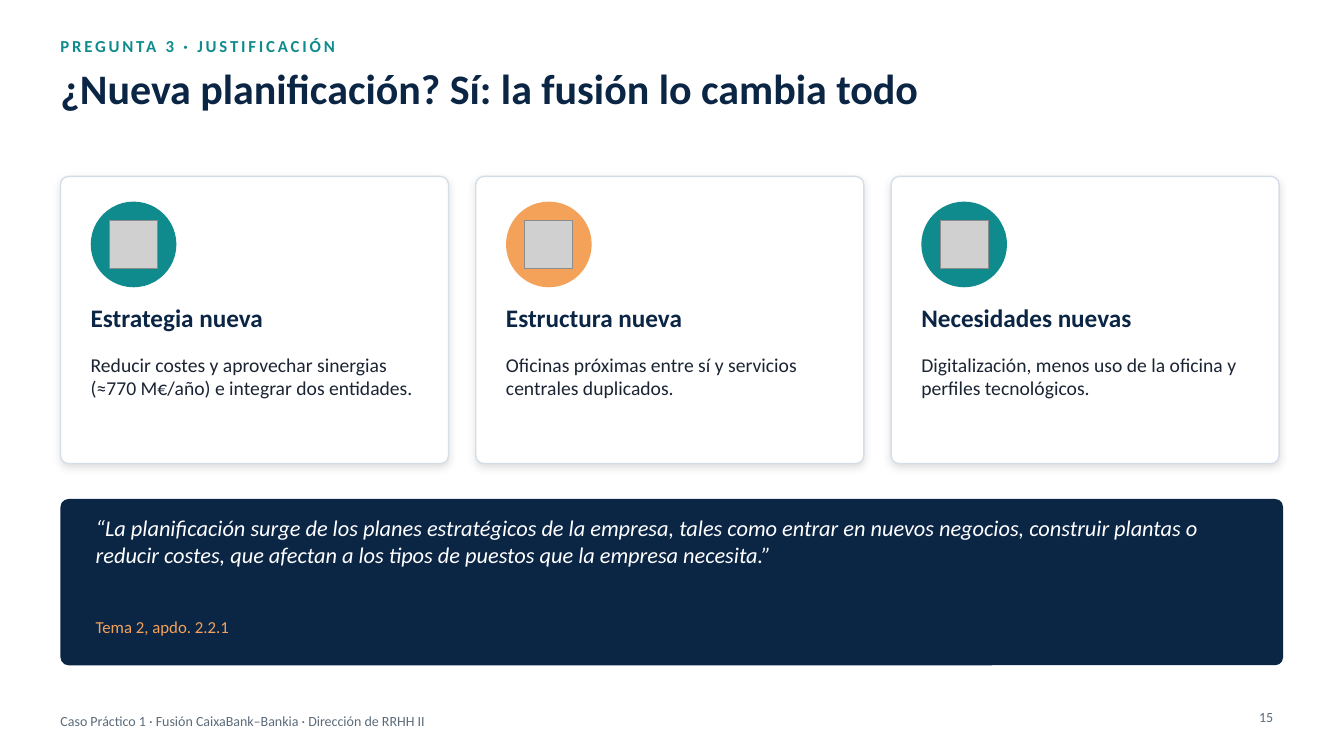
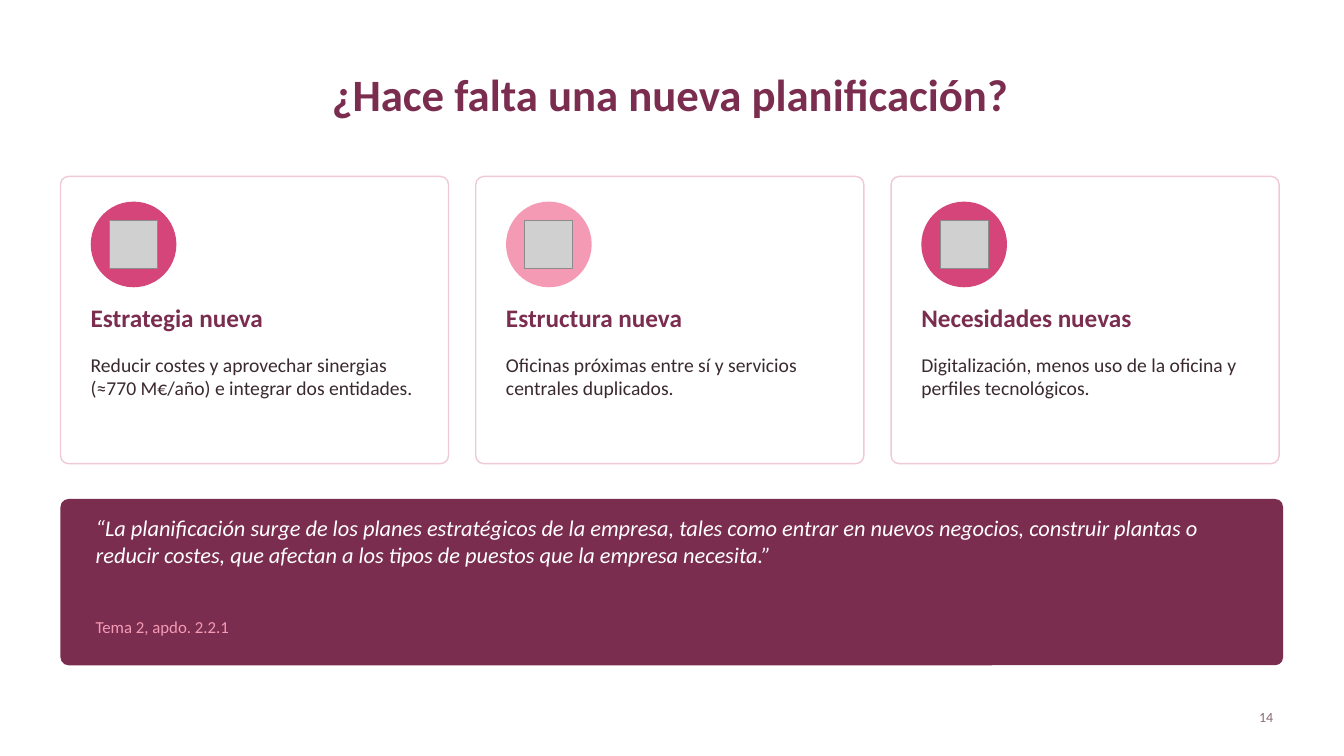
Before and after one commit to germancoortes/Ascensor, a slide deck: slide 14 of caso_caixabank_bankia/Presentacion_Fusion_CaixaBank_Bankia.pptx (slide 15 before the commit). Drawn at 1344x756 pixels with LibreOffice and Linux fonts; fonts in the diff are those of the drawing; grey boxes stand for pictures. Boxes give left, top, right and bottom in pixels: in the first picture for what was removed or moved away, otherwise in the second. Text is boxed around its words. In the diff, an @@ line names an element or a change of style, - is before the commit and + after.

```diff
--- a/caso_caixabank_bankia/Presentacion_Fusion_CaixaBank_Bankia.pptx
+++ b/caso_caixabank_bankia/Presentacion_Fusion_CaixaBank_Bankia.pptx
@@ title "¿Hace falta una nueva planificación?" at [332, 79, 1008, 119]: vertical alignment top to middle @@
@@ text removed at [166, 41, 174, 52] @@
-PREGUNTA 3 · JUSTIFICACIÓN
@@ title at [332, 79, 1008, 119]: text changed; size 30 to 32 pt; text colour #0B2545 to #7B2D4F @@
-¿Nueva planificación? Sí: la fusión lo cambia todo
+¿Hace falta una nueva planificación?
@@ outline #D5DEE7 1 pt to #F0C9D6 1 pt; shadow off in 3 elements at [60, 176, 449, 464], [476, 176, 864, 464], [891, 176, 1279, 464] @@
@@ ellipse at [91, 202, 176, 287]: fill #0F8B8D to #D6457A @@
@@ ellipse at [506, 202, 592, 287]: fill #F4A259 to #F59AB5 @@
@@ ellipse at [922, 202, 1007, 287]: fill #0F8B8D to #D6457A @@
@@ text colour #0B2545 to #7B2D4F in 3 elements at [91, 309, 263, 332], [506, 310, 682, 327], [921, 309, 1132, 327] @@
@@ text colour #1B2433 to #3A2A30 in 3 elements at [91, 358, 412, 399], [506, 358, 797, 398], [921, 358, 1236, 399] @@
@@ rounded rectangle at [60, 499, 1284, 665]: fill #0B2545 to #7B2D4F @@
@@ text "Tema 2, apdo. 2.2.1" at [96, 621, 229, 636]: text colour #F4A259 to #F59AB5 @@
@@ text removed at [60, 716, 425, 726] @@
-Caso Práctico 1 · Fusión CaixaBank–Bankia · Dirección de RRHH II
@@ page number at [1259, 713, 1273, 722]: text changed; text colour #5C6B7A to #8A6B77 @@
-15
+14
```
Also in this commit, not shown: 20 other slides changed, 1 slide added, 2 slides removed, 6 other files.
